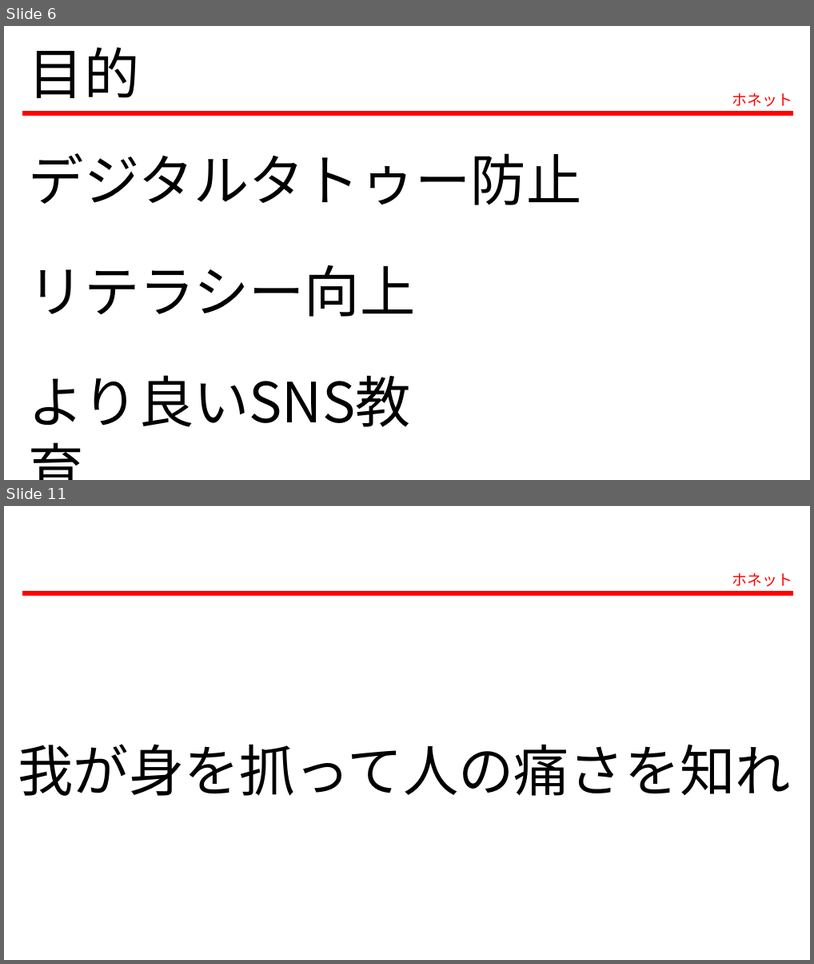
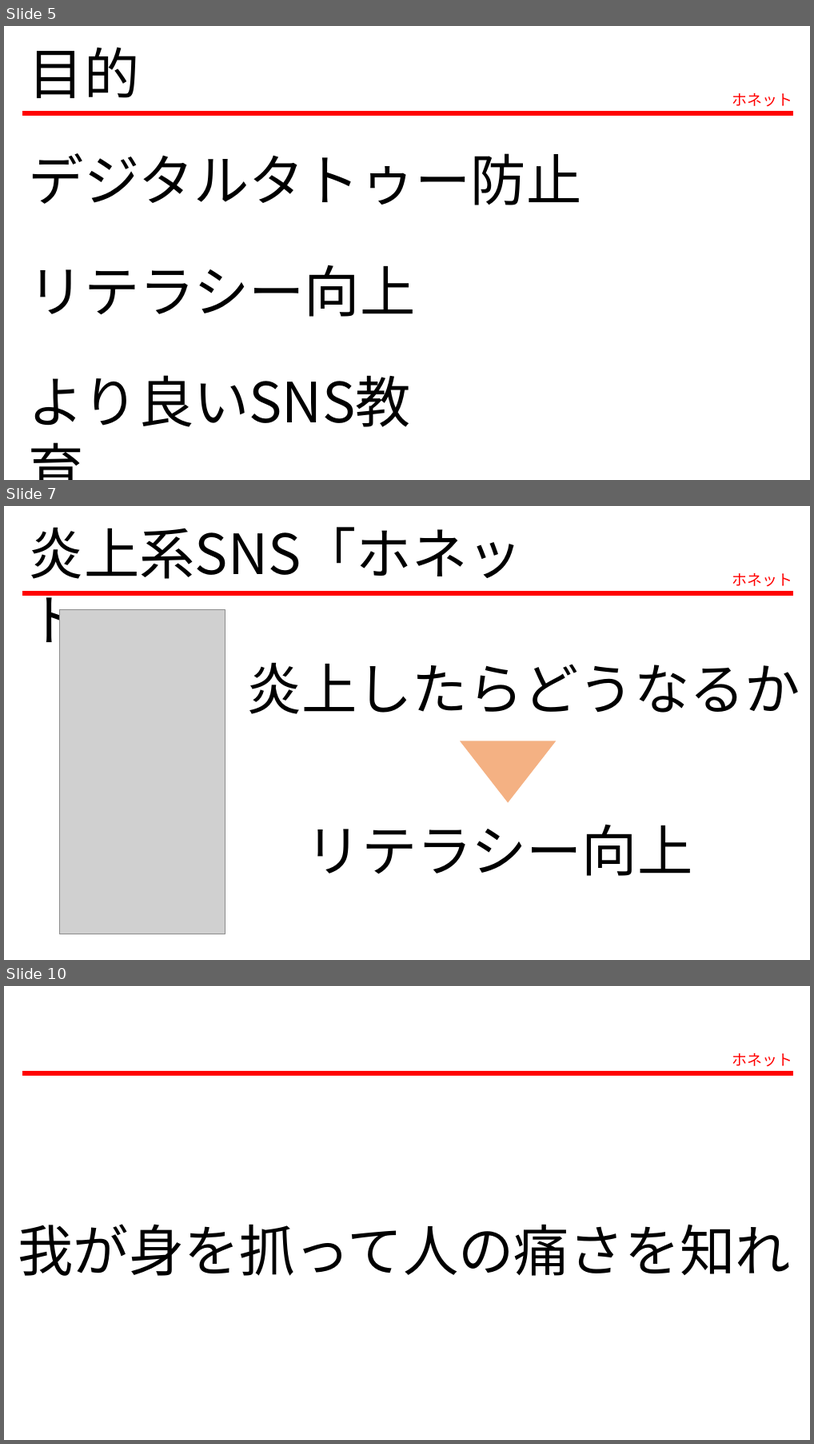
Before and after one commit to c0b23048bf/honetto, a slide deck: 発表資料_vol1.pptx. Shown one above the other, each under a label of ours: slides 6 and 11 before the commit, slides 5, 7 and 10 after it; the slides between them are not shown. The pictures are 814x964 and 814x1444 pixels, drawn with LibreOffice and Linux fonts; fonts in the diff are those of the drawing; grey boxes stand for pictures. Boxes give left, top, right and bottom in pixels: in the first picture for what was removed or moved away, otherwise in the second. Text is boxed around its words. In the diff, an @@ line names an element or a change of style, - is before the commit and + after.

```diff
--- a/発表資料_vol1.pptx
+++ b/発表資料_vol1.pptx
@@ slide 7 added at box(4, 506, 810, 960), background #FFFFFF @@
@@ text added at box(29, 527, 523, 654), 66 pt, text #000000 @@
+炎上系SNS「ホネット」
@@ text added at box(733, 573, 794, 586), 18 pt, text #FF0000 @@
+ホネット
@@ line added from (22, 593) to (794, 593), #FF0000 5.5 pt @@
@@ picture added at box(60, 609, 226, 934) @@
@@ text added at box(246, 662, 801, 714), 66 pt, text #000000 @@
+炎上したらどうなるか
@@ triangle added at box(460, 740, 556, 803), fill #F4B183 @@
@@ text added at box(306, 824, 694, 876), 66 pt, text #000000 @@
+リテラシー向上
@@ what was slide 6 is now slide 5 @@
@@ what was slide 11 is now slide 10 @@
```
Also in this commit, not shown: 5 slides changed, 1 other slide added.
